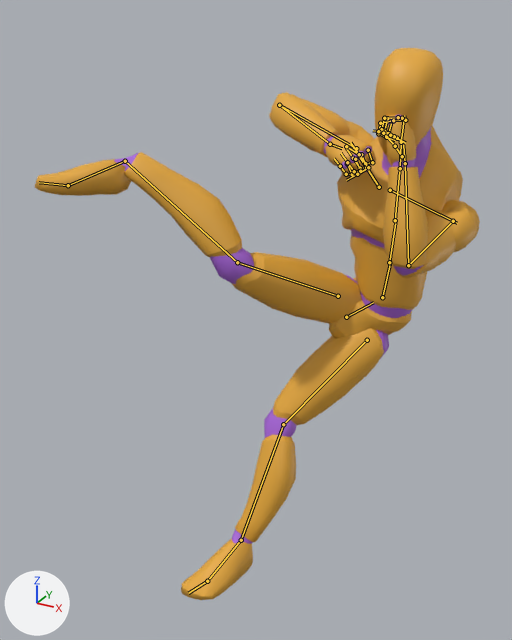
Renders of the glTF model public/models/quaternius/blender-kicks-core.glb from each side of a commit.
Before and after are seen from a 50 mm camera at (1.172, -1.796, 1.776) aimed at (0.213, -0.053, 0.904). Arrows for +X, +Y and +Z are at lower left; the lights stay in place. The picture after the commit comes second. Both versions are drawn at frame 10 of the action 'BF_RisingKick_R'; the numbers are the values there. The bones that change, and the others that lie on the model, are drawn over the model as lines.

Names of what the first picture shows: 'Mannequin'.
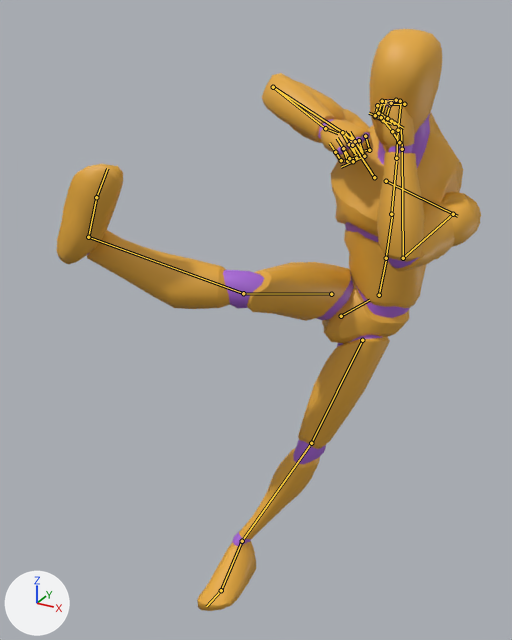
What differs and where, as boxes (x1, y1, x2, y2) in the pictures (512 x 640 px):
'Mannequin', posed
    before: (35, 48, 480, 600)
    after: (57, 29, 481, 611)
bone 'pelvis', root to tip
    before: (346, 317) to (373, 302)
    after: (341, 316) to (369, 300)
bone 'spine_02', root to tip
    before: (389, 262) to (396, 220)
    after: (386, 258) to (392, 213)
bone 'upperarm_l', root to tip
    before: (453, 221) to (408, 265)
    after: (453, 214) to (403, 258)
bone 'upperarm_r', root to tip
    before: (356, 148) to (279, 105)
    after: (351, 138) to (273, 87)
bone 'lowerarm_r', root to tip
    before: (279, 105) to (330, 144)
    after: (273, 87) to (325, 128)
bone 'thigh_l', root to tip
    before: (367, 340) to (283, 424)
    after: (362, 340) to (311, 443)
bone 'calf_l', root to tip
    before: (283, 424) to (241, 540)
    after: (311, 443) to (242, 541)
bone 'foot_l', root to tip
    before: (241, 540) to (207, 581)
    after: (242, 541) to (221, 590)
bone 'thigh_r', root to tip
    before: (338, 296) to (237, 262)
    after: (331, 294) to (243, 293)
bone 'calf_r', root to tip
    before: (237, 262) to (125, 161)
    after: (243, 293) to (88, 237)
bone 'foot_r', root to tip
    before: (125, 161) to (68, 185)
    after: (88, 237) to (96, 197)

The edits, one by one:
Bone 'pelvis' (bone_pelvis) moves from (0.39, -0.131, -0.176) to (0.412, -0.057, -0.085).
Bone 'pelvis' (bone_pelvis) turns from (-23, -4, -56) to (-23, -2, -56) degrees about its own x, y and z.
Bone 'spine_02' (bone_spine_02) moves from (-0.001, -0.001, 0.006) to (-0.001, -0.001, 0.004).
Bone 'spine_02' (bone_spine_02) turns from (12, -2, 2) to (11, -3, 2) degrees about its own x, y and z.
Bone 'upperarm_l' (bone_upperarm_l) turns from (80, 2, -49) to (81, 3, -49) degrees about its own x, y and z.
Bone 'upperarm_r' (bone_upperarm_r) turns from (69, 62, 62) to (73, 66, 63) degrees about its own x, y and z.
Bone 'lowerarm_r' (bone_lowerarm_r) turns from (42, -53, 102) to (41, -54, 103) degrees about its own x, y and z.
Bone 'thigh_l' (bone_thigh_l) turns from (2, 123, -12) to (8, 43, -28) degrees about its own x, y and z.
Bone 'calf_l' (bone_calf_l) turns from (19, -6, 5) to (-18, -15, 8) degrees about its own x, y and z.
Bone 'foot_l' (bone_foot_l) turns from (47, -23, -66) to (34, 33, 0) degrees about its own x, y and z.
Bone 'thigh_r' (bone_thigh_r) turns from (63, -124, -1) to (-59, 32, 7) degrees about its own x, y and z.
Bone 'calf_r' (bone_calf_r) turns from (8, 43, -28) to (21, 18, 49) degrees about its own x, y and z.
Bone 'foot_r' (bone_foot_r) turns from (3, 140, -10) to (-55, 58, -86) degrees about its own x, y and z.
